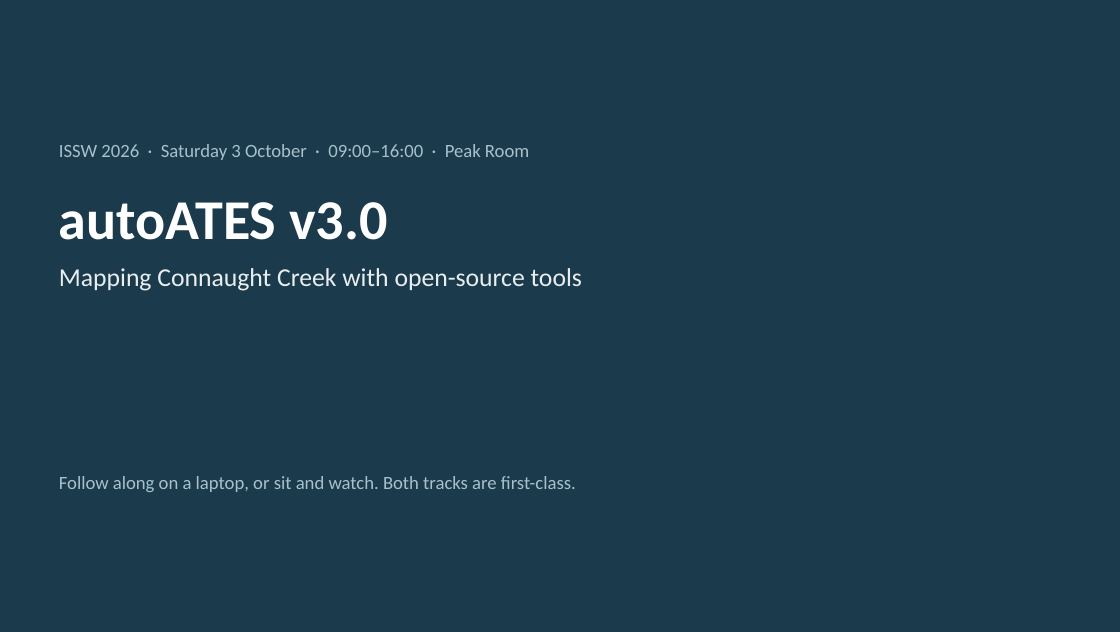
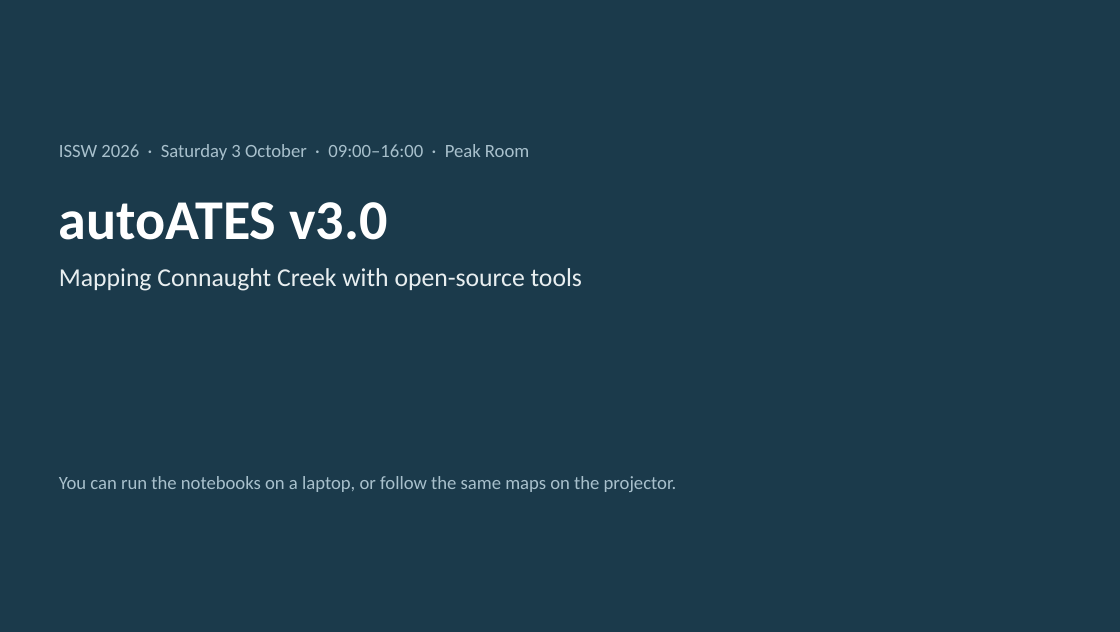
Before and after one commit to AutoATES/issw2026-autoates-workshop, a slide deck: slide 1 of slides/ISSW2026_autoATES_workshop_observer.pptx. Drawn at 1120x632 pixels with LibreOffice and Linux fonts; fonts in the diff are those of the drawing. Boxes give left, top, right and bottom in pixels: in the first picture for what was removed or moved away, otherwise in the second. Text is boxed around its words. In the diff, an @@ line names an element or a change of style, - is before the commit and + after.

Commit message:
Soften participant copy so it reads as an invitation, not a briefing.
Keep the practical constraints (install ahead, conference wifi, jump-ahead
outputs) but drop the clipped rules and ranking of tracks.

```diff
--- a/slides/ISSW2026_autoATES_workshop_observer.pptx
+++ b/slides/ISSW2026_autoATES_workshop_observer.pptx
@@ text at (x1=59, y1=476, x2=677, y2=492): text changed @@
-Follow along on a laptop, or sit and watch. Both tracks are first-class.
+You can run the notebooks on a laptop, or follow the same maps on the projector.
```
Also in this commit, not shown: 1 other slide changed, 13 other files.
